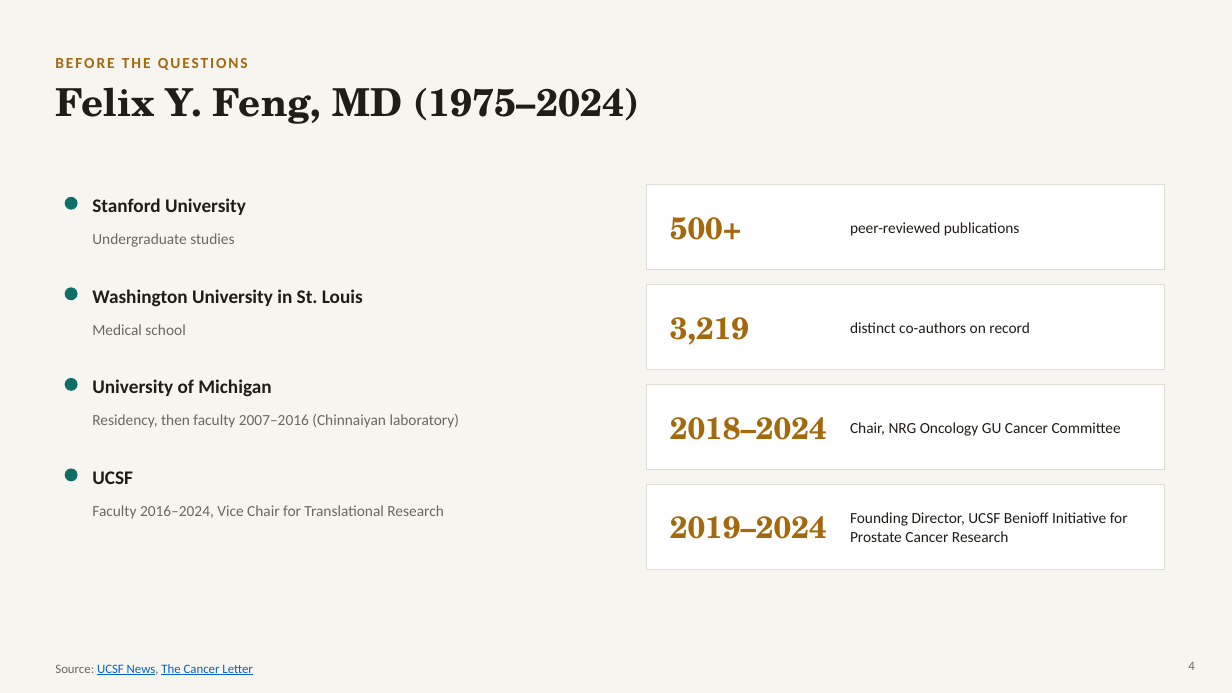
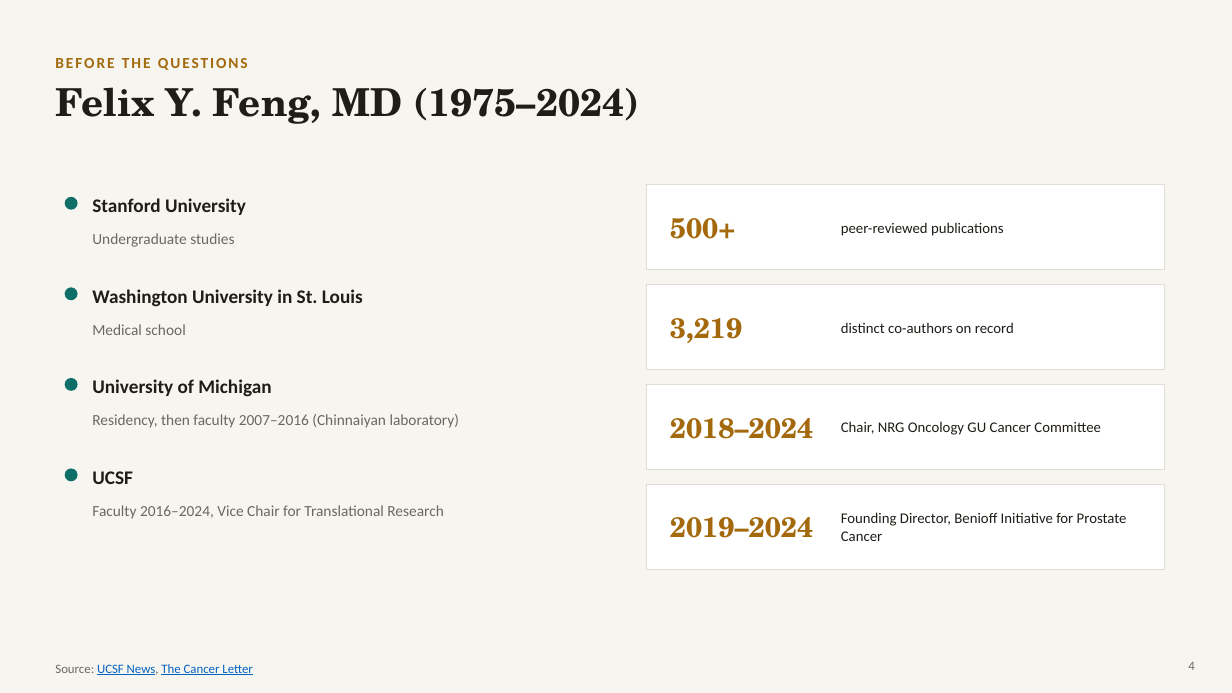
Before and after one commit to kpienta-cloud/FENG, a slide deck: slide 4 of slides/Transformative_Science_Feng_Keynote.pptx. Drawn at 1232x693 pixels with LibreOffice and Linux fonts; fonts in the diff are those of the drawing. Boxes give left, top, right and bottom in pixels: in the first picture for what was removed or moved away, otherwise in the second. Text is boxed around its words. In the diff, an @@ line names an element or a change of style, - is before the commit and + after.

Commit message:
Polish keynote deck: fix spacing, contrast, and knowledge-graph image after visual QA

```diff
--- a/slides/Transformative_Science_Feng_Keynote.pptx
+++ b/slides/Transformative_Science_Feng_Keynote.pptx
@@ text "peer-reviewed publications": place and size @@
-text "peer-reviewed publications" at bbox=[850, 222, 1020, 236]
+text "peer-reviewed publications" at bbox=[841, 222, 1004, 236]
@@ text "distinct co-authors on record": place and size @@
-text "distinct co-authors on record" at bbox=[850, 322, 1030, 333]
+text "distinct co-authors on record" at bbox=[841, 322, 1014, 333]
@@ size 12 to 11.5 pt; line spacing 1 to 14pt in 3 elements at bbox=[841, 222, 1004, 236], bbox=[841, 322, 1014, 333], bbox=[841, 421, 1101, 435] @@
@@ text "Chair, NRG Oncology GU Cancer ...": place and size @@
-text "Chair, NRG Oncology GU Cancer ..." at bbox=[850, 422, 1121, 436]
+text "Chair, NRG Oncology GU Cancer ..." at bbox=[841, 421, 1101, 435]
@@ size 24 to 22 pt in 4 elements at bbox=[670, 218, 736, 239], bbox=[670, 318, 743, 343], bbox=[670, 418, 813, 439], bbox=[670, 517, 813, 538] @@
@@ text at bbox=[841, 512, 1127, 541]: text changed; size 12 to 11.5 pt @@
-Founding Director, UCSF Benioff Initiative for Prostate Cancer Research
+Founding Director, Benioff Initiative for Prostate Cancer
```
Also in this commit, not shown: 5 other slides changed.
